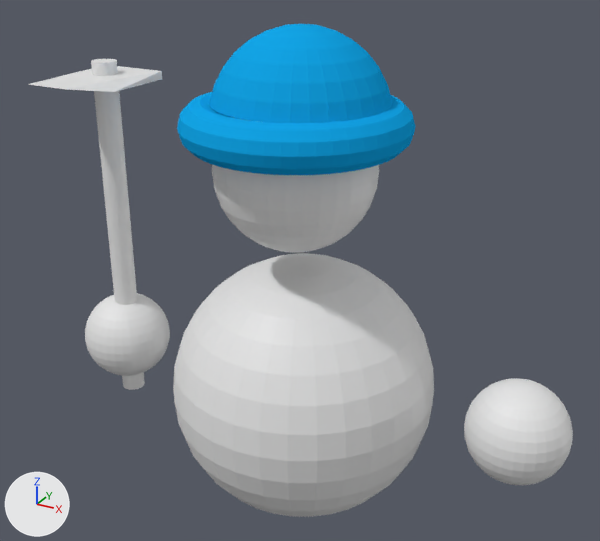
An edit to the Blender file Assets/Enemies/Blend Files/FarmerHoe.blend, drawn before and after from the same camera.
Camera for both pictures: a camera (50 mm lens) standing at (2.72, -5.03, 4.56) and looking at (0.02, -0.12, 2.1). The axes (+X, +Y, +Z) are drawn at lower left. The lights are the same throughout.
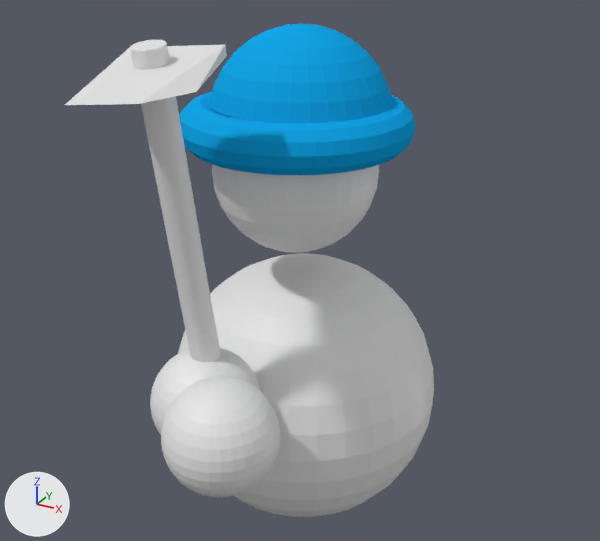
Boxes (x1, y1, x2, y2) around the edits, measured in the pictures (600 x 541 px):
```json
{"object": "Sphere.001", "change": "reshaped, moved, turned", "before": [85, 293, 170, 376], "after": [65, 40, 261, 435]}
{"object": "Sphere.002", "change": "moved, turned", "before": [464, 378, 573, 485], "after": [161, 376, 280, 497]}
{"object": "Cylinder", "change": "deleted", "before": [91, 59, 145, 390]}
{"object": "Plane", "change": "deleted", "before": [28, 66, 162, 92]}
{"part": 1, "of": "me_sphere_001", "change": "added", "after": [130, 40, 220, 362]}
{"part": 2, "of": "me_sphere_001", "change": "added", "after": [65, 45, 227, 105]}
```

Scene script edits in JSON lines:
```json
{"block": "me_sphere_001", "where": "me_sphere_001.from_pydata(...)  # 482 vertices, 512 faces; spans x -1.0..1.0, y -1.0..1.0, z -1.0..1.0"}
{"block": "me_sphere_001", "where": "# used by ob_sphere_001; location = (-1.953, 0.169, 0.94); scale = (0.384, 0.384, 0.384)"}
{"block": "me_sphere_001", "where": "# verts and faces of me_sphere_001; kept vertices keep their numbers, new ones are numbered from 482"}
{"block": "me_sphere_001", "change": "me_sphere_001 part 1: a new loose piece, a 32-sided cylinder along z spanning x -0.17..0.35, y -0.11..0.41, z -1.35..6.46"}
{"block": "me_sphere_001", "change": "me_sphere_001 part 2"}
{"op": "add", "block": "me_sphere_001", "code": "verts[482] = (-0.55, -0.6, 6.03)"}
{"op": "add", "block": "me_sphere_001", "code": "verts[483] = (-0.55, 0.93, 6.03)"}
{"op": "add", "block": "me_sphere_001", "code": "verts[484] = (-0.55, 0.93, 6.2)  # pixel (129, 47)"}
{"op": "add", "block": "me_sphere_001", "code": "for new, old in zip([485, 486, 487], [482, 483, 484]): verts[new] = verts[old] + (1.52, 0.0, 0.0)"}
{"op": "add", "block": "me_sphere_001", "code": "verts[488] = (-0.55, -1.41, 6.18)  # pixel (64, 105)"}
{"op": "add", "block": "me_sphere_001", "code": "verts[489] = (0.47, -1.41, 6.18)  # pixel (137, 104)"}
{"op": "add", "block": "me_sphere_001", "code": "faces += [(482, 483, 486, 485), (484, 488, 489, 487), (483, 484, 487, 486), (482, 485, 489, 488), (485, 486, 487, 489), (482, 488, 484, 483)]"}
{"op": "remove", "block": "ob_plane", "code": ["ob_plane = bpy.data.objects.new('Plane', me_plane)", "ob_plane.location = (-1.872, 0.157, 3.255)", "ob_plane.scale = (0.584, 0.584, 0.584)"]}
{"op": "remove", "block": "ob_cylinder", "code": ["ob_cylinder = bpy.data.objects.new('Cylinder', me_cylinder)", "ob_cylinder.location = (-1.92, 0.152, 1.919)"]}
{"op": "set", "path": "ob_sphere_002.location", "old": "(1.649, 0.21, 1.04)", "new": "(0.092, -1.318, 1.408)"}
{"op": "set", "path": "ob_sphere_002.rotation_euler", "old": "(0.0, 0.0, 0.0)", "new": "(-0.00179, 0.0, 0.0)", "note": "degrees (0, 0, 0) -> degrees (-0.1, 0, 0)"}
{"op": "set", "path": "ob_sphere_001.location", "old": "(-1.953, 0.169, 0.94)", "new": "(-0.233, -1.015, 1.404)"}
{"op": "set", "path": "ob_sphere_001.rotation_euler", "old": "(0.0, 0.0, 0.0)", "new": "(0.155, -0.058, 6.578)", "note": "degrees (0, 0, 0) -> degrees (8.9, -3.3, 17)"}
```
